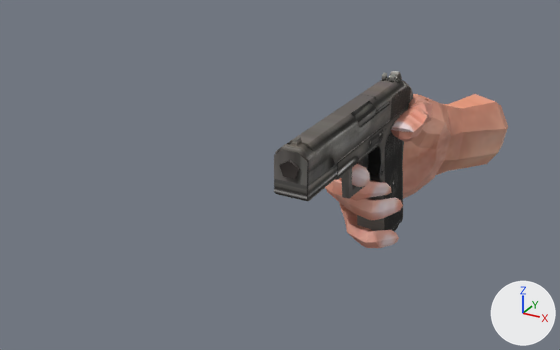
Renders of the OBJ model resources/models/hand/hand.obj from each side of a commit.
The view is the same before and after, from a 50 mm camera at (8.5, -26.9, 12.1) aimed at (-2.9, -6.1, 1.7). Arrows for +X, +Y and +Z are at lower right; the lights stay in place. The first picture is the older version. Where no turn or scale is listed for an object, it has been applied to the vertices. Vertices at exactly the same position are counted once.

Names of what the first picture shows: 'barrel', 'gun', 'mesh', 'slide'.
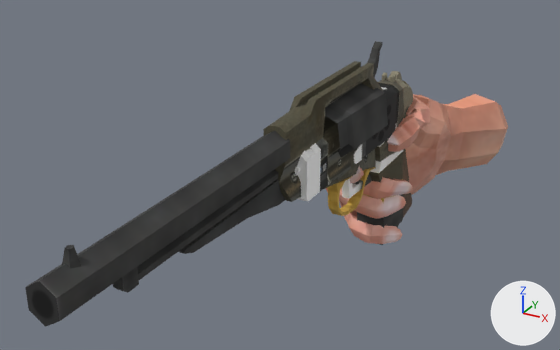
The change, as a list of edits to the scene's bpy script:
```text
Change mat_material_001:
    mat_material_001.texture: img_material_001_png -> img_revolvertexturemap_png
Change me_mesh:
    remove me_mesh.from_pydata(...)  # 406 vertices, 402 faces; spans x -4.05..1.69, y -3.94..7.47, z -2.76..2.86
    add me_mesh.from_pydata(...)  # 406 vertices, 402 faces; spans x -4.04..1.69, y -4.05..7.47, z -2.67..2.73
    me_mesh part 1: 332 of 406 vertices moved; they spanned x -4.05..0.12, y -3.94..3.73, z -2.76..2.86 and now span x -4.04..0.06, y -4.05..3.73, z -2.67..2.73; mean shift (0.06, 0.12, -0.05); largest move (-2.57, -2.71, -0.22) -> (-1.9, -2.19, -0.22)
Add ob_cylinder_003:
    ob_cylinder_003 = bpy.data.objects.new('Cylinder.003', me_cylinder_003)  # 10 vertices, 6 faces; spans x -1.618..-1.242, y -17.463..-17.063, z 4.411..4.844; in mat_material (picture img_revolvertexturemap_png)
    ob_cylinder_003.location = (0.0, 0.0, 0.0)
Add ob_cylinder_002:
    ob_cylinder_002 = bpy.data.objects.new('Cylinder.002', me_cylinder_002)  # 12 vertices, 6 faces; spans x -1.56..-1.3, y -15.84..-9.06, z 3.1..3.43; in mat_material (picture img_revolvertexturemap_png)
    ob_cylinder_002.location = (0.0, 0.0, 0.0)
Add ob_cylinder_001:
    ob_cylinder_001 = bpy.data.objects.new('Cylinder.001', me_cylinder_001)  # 32 vertices, 23 faces; spans x -2.55..-0.38, y -6.68..-2.89, z 2.29..4.58; in mat_material (picture img_revolvertexturemap_png)
    ob_cylinder_001.location = (0.0, 0.0, 0.0)
Add ob_cylinder:
    ob_cylinder = bpy.data.objects.new('Cylinder', me_cylinder)  # 12 vertices, 7 faces; spans x -1.85..-1.01, y -18.15..-9.04, z 3.52..4.6; in mat_material (picture img_revolvertexturemap_png)
    ob_cylinder.location = (0.0, 0.0, 0.0)
Add ob_cube_004:
    ob_cube_004 = bpy.data.objects.new('Cube.004', me_cube_004)  # 10 vertices, 6 faces; spans x -1.573..-1.286, y -16.049..-15.539, z 3.098..3.637; in mat_material (picture img_revolvertexturemap_png)
    ob_cube_004.location = (0.0, 0.0, 0.0)
Add ob_cube_003:
    ob_cube_003 = bpy.data.objects.new('Cube.003', me_cube_003)  # 18 vertices, 16 faces; spans x -1.57..-1.29, y -13.82..-8.75, z 2.34..3.13; in mat_material (picture img_revolvertexturemap_png)
    ob_cube_003.location = (0.0, 0.0, 0.0)
Add ob_cube_002:
    ob_cube_002 = bpy.data.objects.new('Cube.002', me_cube_002)  # 48 vertices, 44 faces; spans x -1.84..-1.02, y -5.78..-2.32, z -0.2..1.71; in mat_material (picture img_revolvertexturemap_png)
    ob_cube_002.location = (0.0, 0.0, 0.0)
Add ob_cube_001:
    ob_cube_001 = bpy.data.objects.new('Cube.001', me_cube_001)  # 30 vertices, 29 faces; spans x -1.56..-1.3, y -3.29..-1.66, z 2.67..5.47; in mat_material (picture img_revolvertexturemap_png)
    ob_cube_001.location = (0.0, 0.0, 0.0)
Add ob_cube:
    ob_cube = bpy.data.objects.new('Cube', me_cube)  # 116 vertices, 129 faces; spans x -2.21..-0.65, y -9.2..2.28, z -2.63..5.02; in mat_material (picture img_revolvertexturemap_png)
    ob_cube.location = (0.0, 0.0, 0.0)
```

Location of each change, (x1, y1, x2, y2) in pixels of the pictures (560 x 350 px; the box of a moved part takes in the faces that stretch with it):
'Cylinder', added: after (25, 130, 290, 327)
'mesh', reshaped: before (325, 94, 508, 248); after (326, 94, 508, 244)
'slide', surface changed: (297, 71, 413, 187) in both
'Cube', added: after (263, 61, 412, 217)
'gun', surface changed: (298, 107, 408, 228) in both
'Cylinder.001', added: after (325, 83, 388, 157)
'Cylinder.002', added: after (137, 169, 278, 280)
'Cube.003', added: after (178, 179, 285, 254)
'Cube.002', added (brown): after (327, 167, 376, 216)
'Cube.004', added: after (113, 267, 139, 293)
'Cylinder.003', added: after (62, 245, 81, 268)
'barrel', surface changed: (280, 160, 300, 179) in both
'Cube.001', added: after (361, 41, 382, 78)
part 1 of me_mesh, moved or reshaped: before (325, 94, 451, 248); after (326, 94, 451, 244)
